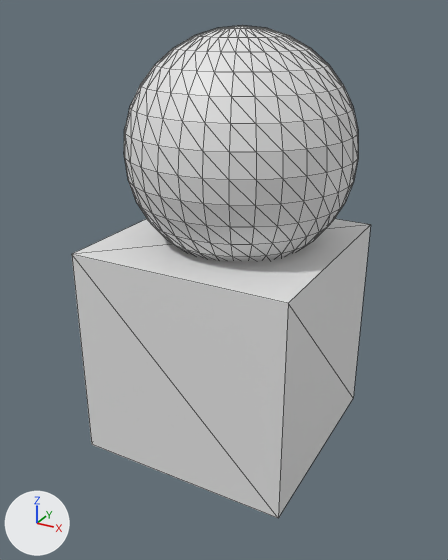
The glTF model assets/asset.glb as it was, and as the next commit left it.
Both versions are drawn from a 50 mm lens placed at (2.52, -4.7, 2.92), pointed at (-0.02, -0.09, 0.61). The lights are fixed; the arrows at lower left show +X, +Y and +Z. Mesh edges are drawn as thin lines.
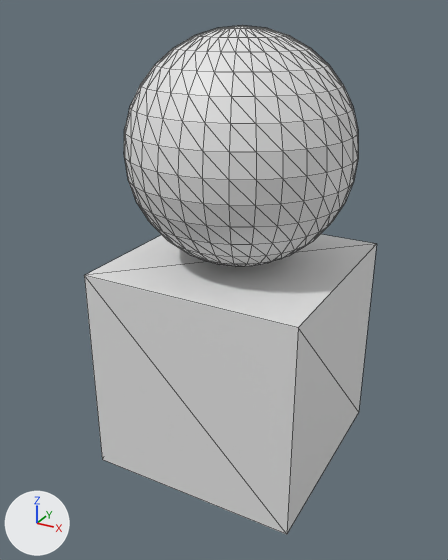
The newer file is also turned or shifted as a whole; pictures and numbers use the older file's frame.

Location of each change, [x1, y1, x2, y2] in pixels of the pictures (448 x 560 px):
'Cube', moved: before [72, 219, 371, 518]; after [84, 234, 376, 534]

The change, as a diff of the scene's bpy script:
```diff
--- a/assets/asset.glb.py
+++ b/assets/asset.glb.py
@@ ob_cube @@
 ob_cube = bpy.data.objects.new('Cube', me_cube)
-ob_cube.location = (0.0, 0.0, 0.0)
+ob_cube.location = (0.06, 0.064, -0.208)
```
